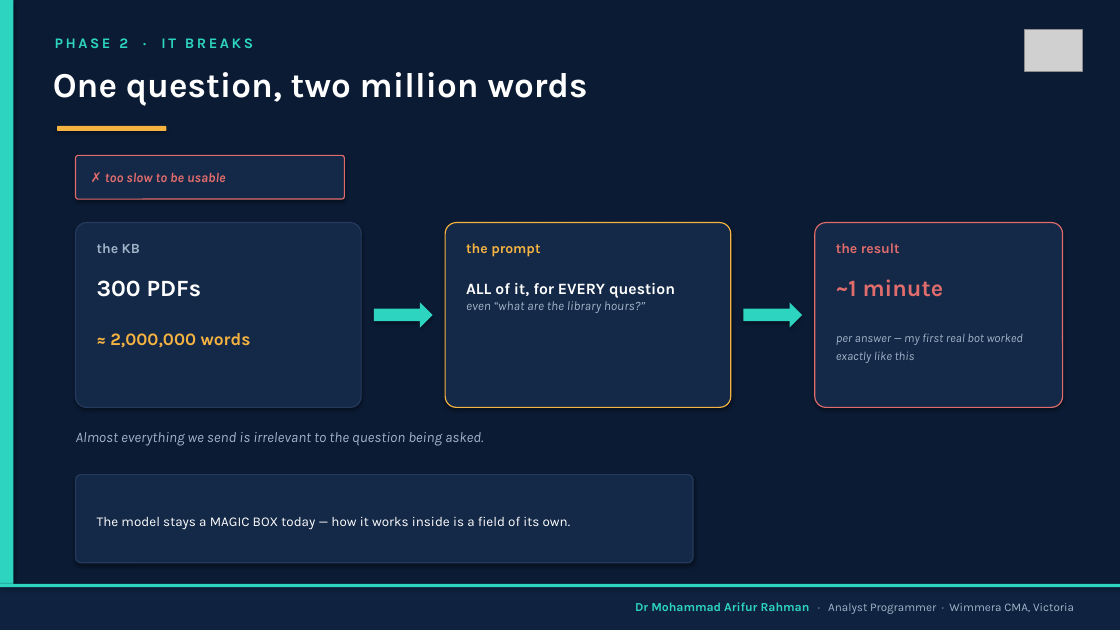
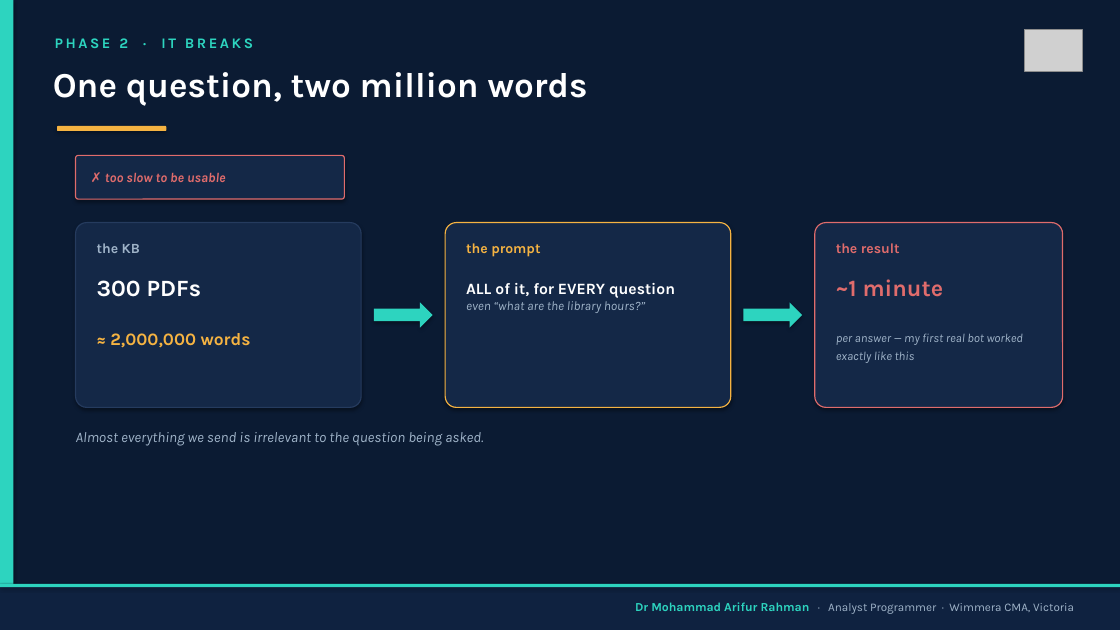
Before and after one commit to arifwcma/induction, a slide deck: slide 7 of lecture/deck.pptx. Drawn at 1120x630 pixels with LibreOffice and Linux fonts; fonts in the diff are those of the drawing; grey boxes stand for pictures. Boxes give left, top, right and bottom in pixels: in the first picture for what was removed or moved away, otherwise in the second. Text is boxed around its words. In the diff, an @@ line names an element or a change of style, - is before the commit and + after.

```diff
--- a/lecture/deck.pptx
+++ b/lecture/deck.pptx
@@ rounded rectangle removed at (76, 475, 693, 563) @@
@@ text removed at (97, 516, 571, 529) @@
-The model stays a MAGIC BOX today — how it works inside is a field of its own.
```
Also in this commit, not shown: 5 other slides changed, 1 other file.
